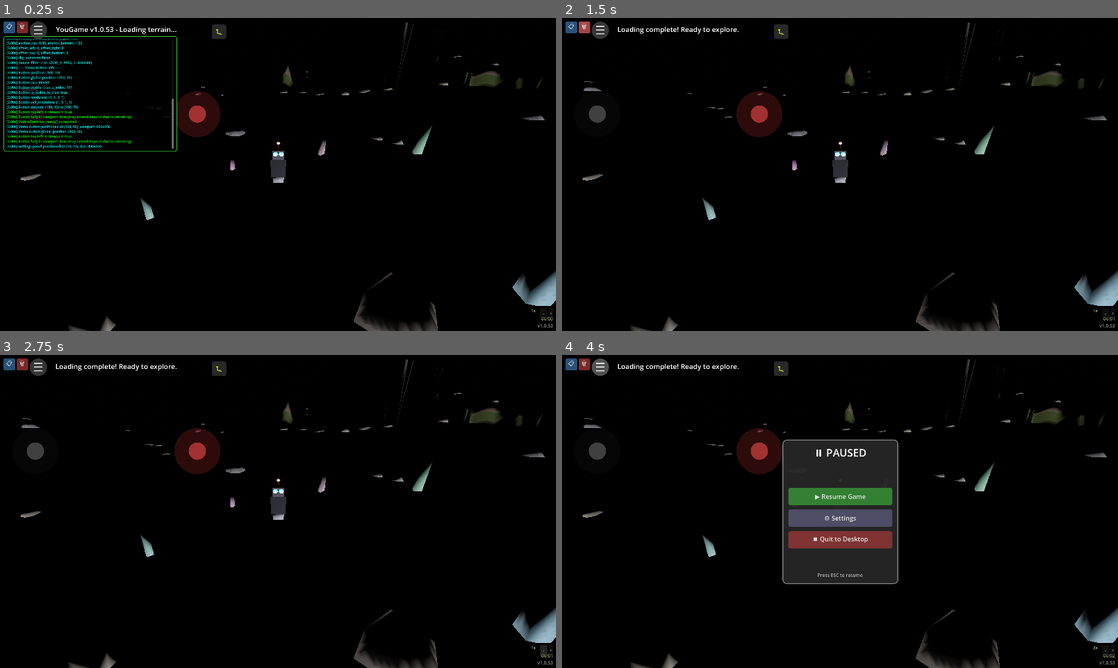
Above: before the commit, frames 1-4 (two rows, left to right).
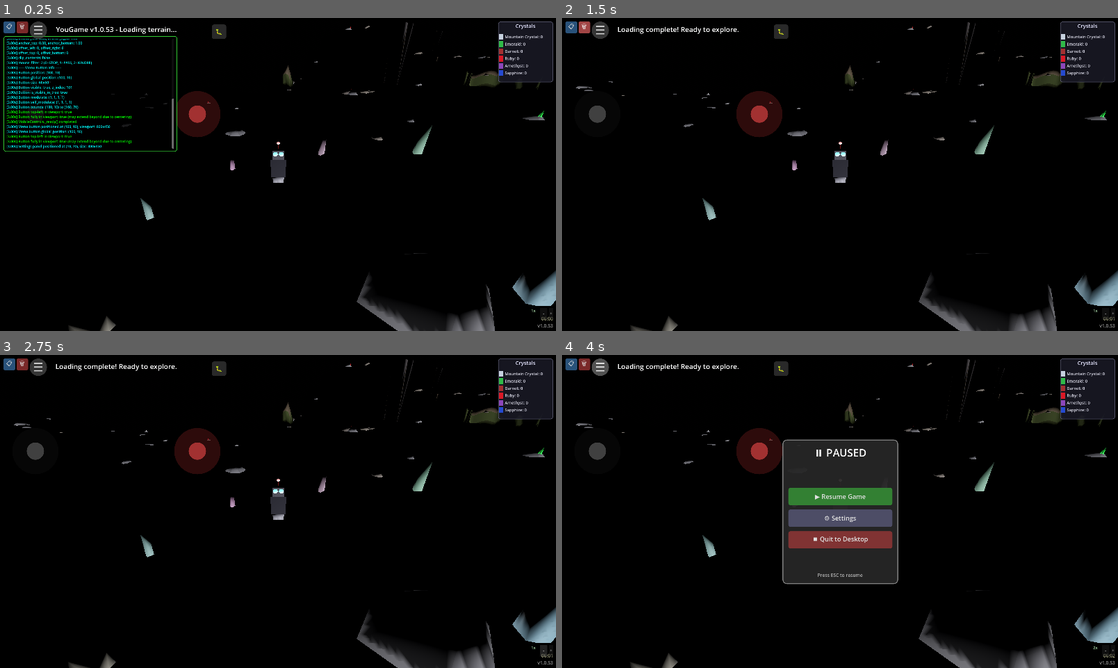
Above: after the commit, the same moments.

Repository: felix-dieterle/YouGame_godot4_public
Game: Godot game, scene res://scenes/main.tscn
Same seed, same stepped clock (60 frames per second), same inputs: the game is played once before the commit and once after it.
Inputs:
- Up to frame 1 (0.25 s): no input
- Up to frame 2 (1.5 s): click "📋" at 0.5 s; click "🗑" at 1.25 s
- Up to frame 3 (2.75 s): click "-" at 2 s
- Up to frame 4 (4 s): click "+" at 2.75 s; click "☰" at 3.5 s

The runs differ from the first frame. In frame 1, 3.4% of the frame differs, in the area x 2-100%, y 1-100%; in frame 2, 3.5%; in frame 3, 3.5%; in frame 4, 3.5%.

Commit message:
Add crystal collection system with visual counter
Co-authored-by: felix-dieterle <1490062+felix-dieterle@users.noreply.github.com>

Diff:
--- a/scripts/chunk.gd
+++ b/scripts/chunk.gd
@@ -24,6 +24,7 @@
 const ClusterSystem = preload("res://scripts/cluster_system.gd")
 const ProceduralModels = preload("res://scripts/procedural_models.gd")
 const PathSystem = preload("res://scripts/path_system.gd")
+const CrystalSystem = preload("res://scripts/crystal_system.gd")
 
 # ============================================================================
 # CONFIGURATION CONSTANTS
@@ -53,6 +54,12 @@
 const ROCK_COUNT_GRASSLAND_MIN = 2
 const ROCK_COUNT_GRASSLAND_MAX = 5
 
+# Crystal placement constants
+const CRYSTAL_SEED_OFFSET = 54321  # Offset for crystal placement seed
+const CRYSTAL_SPAWN_CHANCE = 0.35  # 35% chance a rock will have crystals
+const CRYSTALS_PER_ROCK_MIN = 1
+const CRYSTALS_PER_ROCK_MAX = 3
+
 # ============================================================================
 # STATE VARIABLES
 # ============================================================================
@@ -92,6 +99,9 @@
 # Cluster objects
 var placed_objects: Array = []  # Array of MeshInstance3D for trees/buildings
 var active_clusters: Array = []  # Clusters affecting this chunk
+
+# Crystal data
+var placed_crystals: Array = []  # Array of crystal MeshInstance3D with metadata
 
 # Path data
 var path_segments: Array = []  # Array of PathSystem.PathSegment
@@ -713,6 +723,70 @@
         add_child(rock_instance)
         placed_objects.append(rock_instance)
 
+        # Spawn crystals on this rock with a chance
+        _place_crystals_on_rock(rock_instance, rng)
+
+## Place crystals on a rock
+func _place_crystals_on_rock(rock_instance: MeshInstance3D, rng: RandomNumberGenerator) -> void:
+    # Check if this rock should have crystals
+    if rng.randf() > CRYSTAL_SPAWN_CHANCE:
+        return
+
+    # Determine how many crystals to place
+    var crystal_count = rng.randi_range(CRYSTALS_PER_ROCK_MIN, CRYSTALS_PER_ROCK_MAX)
+
+    # Get rock position and size
+    var rock_pos = rock_instance.position
+    var rock_scale = rock_instance.scale.x if rock_instance.scale else 1.0
+
+    for i in range(crystal_count):
+        # Select random crystal type
+        var crystal_type = CrystalSystem.select_random_crystal_type(rng)
+
+        # Random size variation
+        var size_scale = rng.randf_range(0.8, 1.5)
+
+        # Position on rock surface (offset from center)
+        var angle = rng.randf_range(0, TAU)
+        var radius = rng.randf_range(0.3, 0.8) * rock_scale
+        var offset_x = cos(angle) * radius
+        var offset_z = sin(angle) * radius
+        var offset_y = rng.randf_range(0.1, 0.4) * rock_scale  # Slightly above rock base
+
+        # Create crystal instance
+        var crystal_instance = MeshInstance3D.new()
+        crystal_instance.mesh = CrystalSystem.create_crystal_mesh(crystal_type, size_scale, rng.randi())
+        crystal_instance.material_override = CrystalSystem.create_crystal_material(crystal_type)
+        crystal_instance.position = rock_pos + Vector3(offset_x, offset_y, offset_z)
+        crystal_instance.rotation.y = rng.randf_range(0, TAU)
+        # Slight tilt for natural look
+        crystal_instance.rotation.x = rng.randf_range(-0.2, 0.2)
+        crystal_instance.rotation.z = rng.randf_range(-0.2, 0.2)
+        crystal_instance.cast_shadow = GeometryInstance3D.SHADOW_CASTING_SETTING_ON
+
+        # Store crystal metadata for collection
+        crystal_instance.set_meta("crystal_type", crystal_type)
+        crystal_instance.set_meta("is_crystal", true)
+        crystal_instance.set_meta("parent_rock", rock_instance)
+
+        # Add to interactable group for click/tap detection
+        crystal_instance.add_to_group("crystals")
+
+        # Create collision area for interaction
+        var area = Area3D.new()
+        var collision_shape = CollisionShape3D.new()
+        var shape = SphereShape3D.new()
+        shape.radius = 0.3 * size_scale  # Slightly larger than visual for easier tapping
+        collision_shape.shape = shape
+        area.add_child(collision_shape)
+        crystal_instance.add_child(area)
+
+        # Store reference to the Area3D for signal connection
+        crystal_instance.set_meta("interaction_area", area)
+
+        add_child(crystal_instance)
+        placed_crystals.append(crystal_instance)
+
 ## Place trees and buildings based on cluster system
 func _place_cluster_objects() -> void:
     # Get clusters affecting this chunk
--- /dev/null
+++ b/scripts/crystal_system.gd
@@ -0,0 +1,194 @@
+extends Node
+class_name CrystalSystem
+
+## Crystal Collection System
+##
+## Manages crystal types, generation, and collection mechanics
+## Crystals spawn on rocks and can be collected by tapping/clicking
+
+# Crystal type definitions
+enum CrystalType {
+	MOUNTAIN_CRYSTAL,  # Clear/white crystal - common
+	EMERALD,           # Green crystal - uncommon
+	GARNET,            # Red crystal - uncommon
+	RUBY,              # Deep red crystal - rare
+	AMETHYST,          # Purple crystal - uncommon
+	SAPPHIRE           # Blue crystal - rare
+}
+
+# Crystal data structure
+class CrystalData:
+	var type: CrystalType
+	var size_scale: float  # 0.8 to 1.5 size variation
+	var world_pos: Vector3
+	var parent_rock: Node3D  # Reference to the rock it's on
+
+	func _init(t: CrystalType, scale: float, pos: Vector3, rock: Node3D = null):
+		type = t
+		size_scale = scale
+		world_pos = pos
+		parent_rock = rock
+
+# Crystal type configurations
+static var crystal_configs = {
+	CrystalType.MOUNTAIN_CRYSTAL: {
+		"name": "Mountain Crystal",
+		"color": Color(0.9, 0.95, 1.0, 0.85),  # Clear/white with transparency
+		"spawn_chance": 0.35,  # 35% chance when crystal spawns
+		"growth_frequency": 0.4  # How often this type grows on rocks
+	},
+	CrystalType.EMERALD: {
+		"name": "Emerald",
+		"color": Color(0.2, 0.8, 0.3, 0.9),  # Green
+		"spawn_chance": 0.25,  # 25% chance
+		"growth_frequency": 0.25
+	},
+	CrystalType.GARNET: {
+		"name": "Garnet",
+		"color": Color(0.7, 0.2, 0.2, 0.9),  # Dark red
+		"spawn_chance": 0.20,  # 20% chance
+		"growth_frequency": 0.20
+	},
+	CrystalType.RUBY: {
+		"name": "Ruby",
+		"color": Color(0.9, 0.1, 0.15, 0.95),  # Bright red
+		"spawn_chance": 0.08,  # 8% chance (rare)
+		"growth_frequency": 0.05
+	},
+	CrystalType.AMETHYST: {
+		"name": "Amethyst",
+		"color": Color(0.6, 0.3, 0.8, 0.9),  # Purple
+		"spawn_chance": 0.20,  # 20% chance
+		"growth_frequency": 0.18
+	},
+	CrystalType.SAPPHIRE: {
+		"name": "Sapphire",
+		"color": Color(0.15, 0.3, 0.85, 0.95),  # Deep blue
+		"spawn_chance": 0.07,  # 7% chance (rare)
+		"growth_frequency": 0.07
+	}
+}
+
+## Get crystal type name
+static func get_crystal_name(type: CrystalType) -> String:
+	return crystal_configs[type]["name"]
+
+## Get crystal color
+static func get_crystal_color(type: CrystalType) -> Color:
+	return crystal_configs[type]["color"]
+
+## Get spawn chance for a crystal type
+static func get_spawn_chance(type: CrystalType) -> float:
+	return crystal_configs[type]["spawn_chance"]
+
+## Get growth frequency for a crystal type
+static func get_growth_frequency(type: CrystalType) -> float:
+	return crystal_configs[type]["growth_frequency"]
+
+## Select a random crystal type based on weighted probabilities
+static func select_random_crystal_type(rng: RandomNumberGenerator) -> CrystalType:
+	var total_weight = 0.0
+	for type in CrystalType.values():
+		total_weight += crystal_configs[type]["spawn_chance"]
+
+	var rand_value = rng.randf() * total_weight
+	var current_weight = 0.0
+
+	for type in CrystalType.values():
+		current_weight += crystal_configs[type]["spawn_chance"]
+		if rand_value <= current_weight:
+			return type
+
+	# Fallback to mountain crystal
+	return CrystalType.MOUNTAIN_CRYSTAL
+
+## Create a crystal mesh (hexagonal prism shape)
+static func create_crystal_mesh(type: CrystalType, size_scale: float, seed_val: int = 0) -> ArrayMesh:
+	var rng = RandomNumberGenerator.new()
+	rng.seed = seed_val
+
+	var surface_tool = SurfaceTool.new()
+	surface_tool.begin(Mesh.PRIMITIVE_TRIANGLES)
+
+	# Crystal dimensions (adjusted by size_scale)
+	var base_radius = 0.15 * size_scale
+	var height = rng.randf_range(0.4, 0.7) * size_scale
+	var segments = 6  # Hexagonal crystal
+
+	var color = get_crystal_color(type)
+	var angle_step = TAU / segments
+
+	# Create hexagonal crystal shape
+	# Bottom vertices
+	var bottom_verts = []
+	for i in range(segments):
+		var angle = i * angle_step
+		var x = cos(angle) * base_radius
+		var z = sin(angle) * base_radius
+		bottom_verts.append(Vector3(x, 0, z))
+
+	# Top is narrower (crystal point)
+	var top_radius = base_radius * 0.3
+	var top_verts = []
+	for i in range(segments):
+		var angle = i * angle_step + (angle_step * 0.5)  # Rotate top slightly
+		var x = cos(angle) * top_radius
+		var z = sin(angle) * top_radius
+		top_verts.append(Vector3(x, height, z))
+
+	# Apex point
+	var apex = Vector3(0, height * 1.3, 0)
+
+	# Add bottom faces (hexagon fan)
+	var bottom_center = Vector3.ZERO
+	for i in range(segments):
+		var next_i = (i + 1) % segments
+		surface_tool.set_color(color * 0.8)  # Slightly darker bottom
+		surface_tool.add_vertex(bottom_center)
+		surface_tool.add_vertex(bottom_verts[next_i])
+		surface_tool.add_vertex(bottom_verts[i])
+
+	# Add side faces (bottom to top hexagon)
+	for i in range(segments):
+		var next_i = (i + 1) % segments
+		# Add color variation for crystal facets
+		var facet_color = color * rng.randf_range(0.9, 1.1)
+
+		# Triangle 1
+		surface_tool.set_color(facet_color)
+		surface_tool.add_vertex(bottom_verts[i])
+		surface_tool.add_vertex(bottom_verts[next_i])
+		surface_tool.add_vertex(top_verts[i])
+
+		# Triangle 2
+		surface_tool.set_color(facet_color)
+		surface_tool.add_vertex(bottom_verts[next_i])
+		surface_tool.add_vertex(top_verts[next_i])
+		surface_tool.add_vertex(top_verts[i])
+
+	# Add top pyramid faces (from top hexagon to apex)
+	for i in range(segments):
+		var next_i = (i + 1) % segments
+		var facet_color = color * rng.randf_range(0.95, 1.15)
+
+		surface_tool.set_color(facet_color)
+		surface_tool.add_vertex(top_verts[i])
+		surface_tool.add_vertex(top_verts[next_i])
+		surface_tool.add_vertex(apex)
+
+	surface_tool.generate_normals()
+	return surface_tool.commit()
+
+## Create crystal material with transparency and shine
+static func create_crystal_material(type: CrystalType) -> StandardMaterial3D:
+	var material = StandardMaterial3D.new()
+	material.vertex_color_use_as_albedo = true
+	material.transparency = BaseMaterial3D.TRANSPARENCY_ALPHA
+	material.shading_mode = BaseMaterial3D.SHADING_MODE_PER_PIXEL
+	material.specular_mode = BaseMaterial3D.SPECULAR_SCHLICK_GGX
+	material.metallic = 0.2
+	material.roughness = 0.2  # Shiny/reflective
+	material.cull_mode = BaseMaterial3D.CULL_BACK
+	material.emission_enabled = true
+	material.emission = get_crystal_color(type) * 0.3  # Slight glow
+	return material
--- a/scripts/player.gd
+++ b/scripts/player.gd
@@ -47,6 +47,16 @@
 
 # Input control
 var input_enabled: bool = true
+
+# Crystal inventory - tracks collected crystals by type
+var crystal_inventory: Dictionary = {
+	0: 0,  # MOUNTAIN_CRYSTAL
+	1: 0,  # EMERALD
+	2: 0,  # GARNET
+	3: 0,  # RUBY
+	4: 0,  # AMETHYST
+	5: 0   # SAPPHIRE
+}
 
 func _ready() -> void:
     # Add to Player group so other systems can find this node
@@ -230,6 +240,12 @@
             camera_distance = min(20.0, camera_distance + 1.0)
             _update_camera()
 
+    # Crystal collection on click/tap
+    if event is InputEventMouseButton and event.pressed and event.button_index == MOUSE_BUTTON_LEFT:
+        _try_collect_crystal(event.position)
+    elif event is InputEventScreenTouch and event.pressed:
+        _try_collect_crystal(event.position)
+
 func _update_camera() -> void:
     if camera:
         if is_first_person:
@@ -457,6 +473,57 @@
 func set_input_enabled(enabled: bool) -> void:
     input_enabled = enabled
 
+## Try to collect a crystal at the screen position
+func _try_collect_crystal(screen_pos: Vector2) -> void:
+    if not camera:
+        return
+
+    # Raycast from camera through the clicked/tapped position
+    var from = camera.project_ray_origin(screen_pos)
+    var to = from + camera.project_ray_normal(screen_pos) * 1000.0
+
+    var space_state = get_world_3d().direct_space_state
+    var query = PhysicsRayQueryParameters3D.create(from, to)
+    query.collide_with_areas = true
+    query.collide_with_bodies = false
+
+    var result = space_state.intersect_ray(query)
+
+    if result:
+        var collider = result.collider
+        # Check if we hit a crystal's interaction area
+        if collider is Area3D:
+            var crystal_node = collider.get_parent()
+            if crystal_node and crystal_node.has_meta("is_crystal") and crystal_node.get_meta("is_crystal"):
+                _collect_crystal(crystal_node)
+
+## Collect a crystal and add to inventory
+func _collect_crystal(crystal_node: Node3D) -> void:
+    if not crystal_node.has_meta("crystal_type"):
+        return
+
+    var crystal_type = crystal_node.get_meta("crystal_type")
+
+    # Add to inventory
+    if crystal_type in crystal_inventory:
+        crystal_inventory[crystal_type] += 1
+
+    # Notify UI manager to update crystal counter
+    var ui_manager = get_tree().get_first_node_in_group("UIManager")
+    if ui_manager and ui_manager.has_method("update_crystal_count"):
+        ui_manager.update_crystal_count(crystal_inventory)
+
+    # Remove the crystal from the scene with a small animation
+    var tween = create_tween()
+    tween.set_parallel(true)
+    tween.tween_property(crystal_node, "scale", Vector3.ZERO, 0.3)
+    tween.tween_property(crystal_node, "position", crystal_node.position + Vector3(0, 1.0, 0), 0.3)
+    tween.finished.connect(func(): crystal_node.queue_free())
+
+    # Play a collection sound (optional - could add later)
+    # For now, just a simple audio cue
+    print("Collected crystal type: ", crystal_type)
+
 func _load_saved_state():
     # Get player state from SaveGameManager (already loaded at startup)
     if SaveGameManager.has_save_file():
--- a/scripts/ui_manager.gd
+++ b/scripts/ui_manager.gd
@@ -12,6 +12,8 @@
 var night_overlay: ColorRect
 var night_label: Label
 var countdown_timer: Timer
+var crystal_counter_panel: PanelContainer  # Container for crystal counters
+var crystal_labels: Dictionary = {}  # Maps CrystalType to Label
 
 # State
 var initial_loading_complete: bool = false
@@ -54,6 +56,9 @@
 func _ready() -> void:
     # Ensure UI manager can function during pause
     process_mode = Node.PROCESS_MODE_ALWAYS
+
+    # Add to UIManager group so other systems can find it
+    add_to_group("UIManager")
 
     # Get game version
     game_version = ProjectSettings.get_setting("application/config/version", "1.0.0")
@@ -206,6 +211,9 @@
     countdown_timer.timeout.connect(_on_countdown_timer_timeout)
     add_child(countdown_timer)
 
+    # Create crystal counter panel (top-right)
+    _create_crystal_counter_panel()
+
     # Create and show start menu if save file exists
     _create_start_menu()
 
@@ -294,6 +302,106 @@
     var minutes = int(total_minutes) % 60
 
     time_label.text = "%02d:%02d" % [hours, minutes]
+
+## Create crystal counter panel
+func _create_crystal_counter_panel() -> void:
+    # Preload CrystalSystem for crystal names and colors
+    const CrystalSystem = preload("res://scripts/crystal_system.gd")
+
+    # Create panel container
+    crystal_counter_panel = PanelContainer.new()
+    crystal_counter_panel.anchor_left = 1.0
+    crystal_counter_panel.anchor_top = 0.0
+    crystal_counter_panel.anchor_right = 1.0
+    crystal_counter_panel.anchor_bottom = 0.0
+    crystal_counter_panel.offset_left = -200
+    crystal_counter_panel.offset_top = 10
+    crystal_counter_panel.offset_right = -10
+    crystal_counter_panel.offset_bottom = 220
+    crystal_counter_panel.z_index = 60
+
+    # Style the panel
+    var panel_style = StyleBoxFlat.new()
+    panel_style.bg_color = Color(0.1, 0.1, 0.15, 0.85)
+    panel_style.corner_radius_top_left = 8
+    panel_style.corner_radius_top_right = 8
+    panel_style.corner_radius_bottom_left = 8
+    panel_style.corner_radius_bottom_right = 8
+    panel_style.border_color = Color(0.4, 0.4, 0.5, 0.8)
+    panel_style.border_width_left = 2
+    panel_style.border_width_right = 2
+    panel_style.border_width_top = 2
+    panel_style.border_width_bottom = 2
+    crystal_counter_panel.add_theme_stylebox_override("panel", panel_style)
+
+    # Create VBoxContainer for crystal labels
+    var vbox = VBoxContainer.new()
+    vbox.add_theme_constant_override("separation", 5)
+    vbox.set_anchors_preset(Control.PRESET_FULL_RECT)
+    vbox.offset_left = 10
+    vbox.offset_top = 10
+    vbox.offset_right = -10
+    vbox.offset_bottom = -10
+    crystal_counter_panel.add_child(vbox)
+
+    # Title label
+    var title_label = Label.new()
+    title_label.text = "Crystals"
+    title_label.horizontal_alignment = HORIZONTAL_ALIGNMENT_CENTER
+    title_label.add_theme_font_size_override("font_size", 18)
+    title_label.add_theme_color_override("font_color", Color(0.9, 0.9, 1.0))
+    vbox.add_child(title_label)
+
+    # Add separator
+    var separator = HSeparator.new()
+    separator.add_theme_constant_override("separation", 5)
+    vbox.add_child(separator)
+
+    # Create labels for each crystal type
+    var crystal_types = [
+        CrystalSystem.CrystalType.MOUNTAIN_CRYSTAL,
+        CrystalSystem.CrystalType.EMERALD,
+        CrystalSystem.CrystalType.GARNET,
+        CrystalSystem.CrystalType.RUBY,
+        CrystalSystem.CrystalType.AMETHYST,
+        CrystalSystem.CrystalType.SAPPHIRE
+    ]
+
+    for crystal_type in crystal_types:
+        var hbox = HBoxContainer.new()
+        hbox.add_theme_constant_override("separation", 5)
+
+        # Crystal icon (colored square)
+        var icon = ColorRect.new()
+        icon.custom_minimum_size = Vector2(16, 16)
+        icon.color = CrystalSystem.get_crystal_color(crystal_type)
+        hbox.add_child(icon)
+
+        # Crystal name and count label
+        var label = Label.new()
+        var crystal_name = CrystalSystem.get_crystal_name(crystal_type)
+        label.text = crystal_name + ": 0"
+        label.add_theme_font_size_override("font_size", 14)
+        label.add_theme_color_override("font_color", Color(0.85, 0.85, 0.9))
+        label.size_flags_horizontal = Control.SIZE_EXPAND_FILL
+        hbox.add_child(label)
+
+        # Store reference to label
+        crystal_labels[crystal_type] = label
+
+        vbox.add_child(hbox)
+
+    add_child(crystal_counter_panel)
+
+## Update crystal count display
+func update_crystal_count(inventory: Dictionary) -> void:
+    const CrystalSystem = preload("res://scripts/crystal_system.gd")
+
+    for crystal_type in inventory:
+        if crystal_type in crystal_labels:
+            var count = inventory[crystal_type]
+            var crystal_name = CrystalSystem.get_crystal_name(crystal_type)
+            crystal_labels[crystal_type].text = crystal_name + ": " + str(count)
 
 func _create_start_menu():
     # Only show start menu if a save file exists
